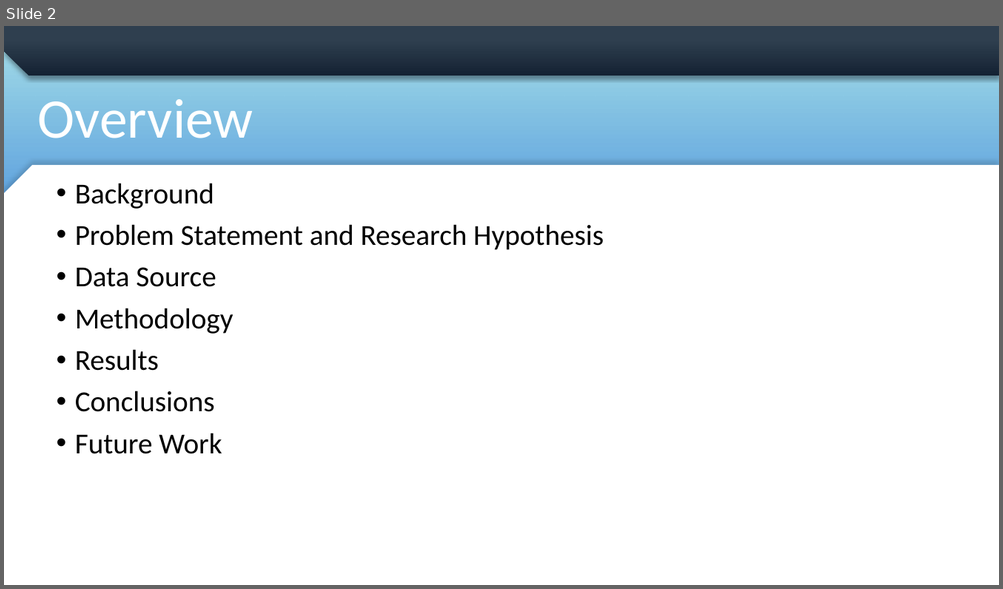
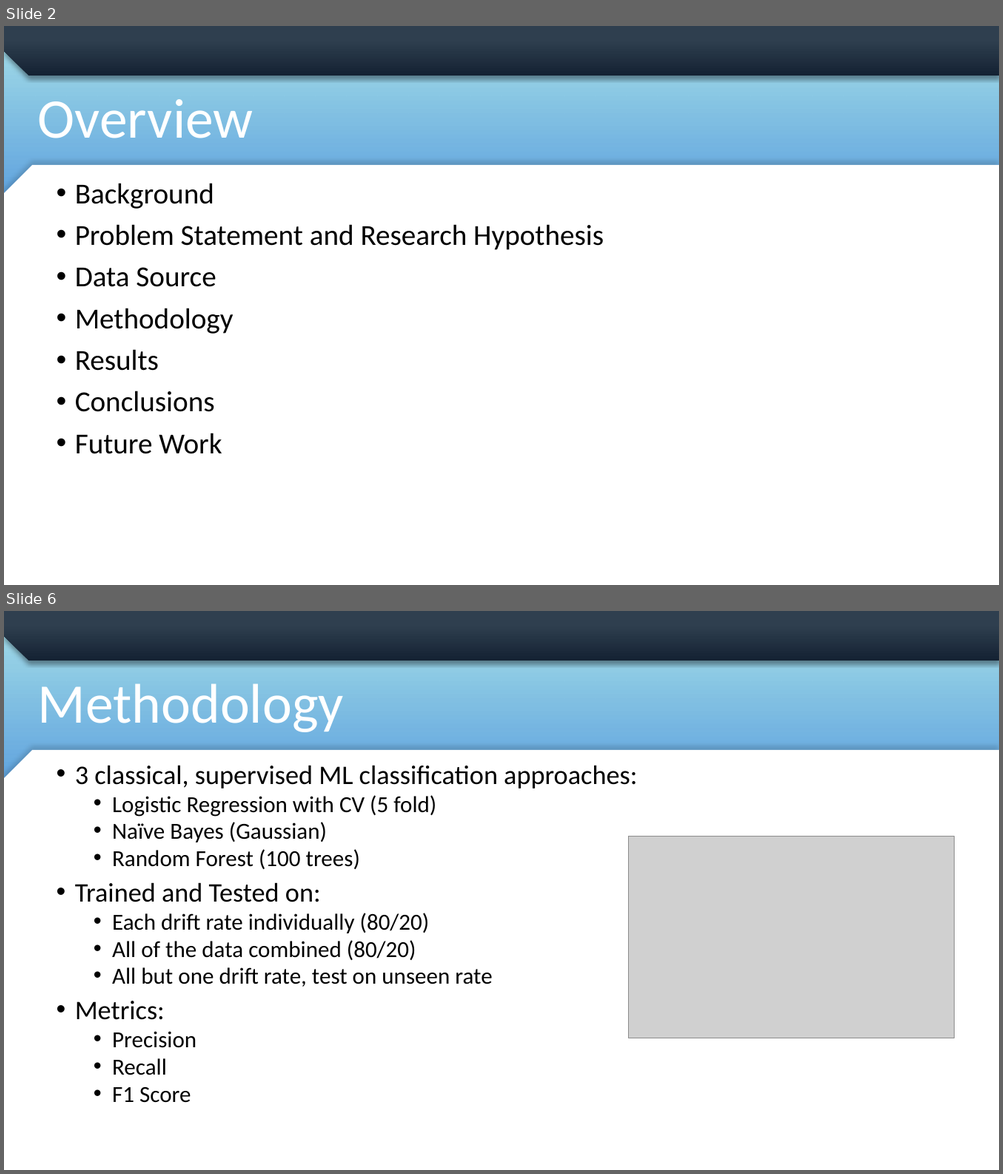
Before and after one commit to mdemore2/CSCE623, a slide deck: Project/Demore_CSCE623Proj.pptx. Shown one above the other, each under a label of ours: slide 2 before the commit, slides 2 and 6 after it; the slides between them are not shown. The pictures are 1003x589 and 1003x1174 pixels, drawn with LibreOffice and Linux fonts; fonts in the diff are those of the drawing; grey boxes stand for pictures; background and template pictures are left out. Boxes give left, top, right and bottom in pixels: in the first picture for what was removed or moved away, otherwise in the second. Text is boxed around its words. In the diff, an @@ line names an element or a change of style, - is before the commit and + after.

```diff
--- a/Project/Demore_CSCE623Proj.pptx
+++ b/Project/Demore_CSCE623Proj.pptx
@@ slide 6 added at <box>4,611,999,1170</box>, background picture (left out); not listed: 4 template elements that a slide beside it also shows @@
@@ title added at <box>38,684,344,732</box>, 54 pt, text #FFFFFF @@
+Methodology
@@ text added at <box>75,765,637,1103</box>, 22.2 pt, text #000000 @@
+• 3 classical, supervised ML classification approaches:
+  • Logistic Regression with CV (5 fold)
+  • Naïve Bayes (Gaussian)
+  • Random Forest (100 trees)
+• Trained and Tested on:
+  • Each drift rate individually (80/20)
+  • All of the data combined (80/20)
+  • All but one drift rate, test on unseen rate
+• Metrics:
+  • Precision
+  • Recall
+  • F1 Score
@@ picture added at <box>629,836,954,1039</box> @@
```
Also in this commit, not shown: 3 slides changed, 4 other slides added, 1 slide removed, 1 other file.
